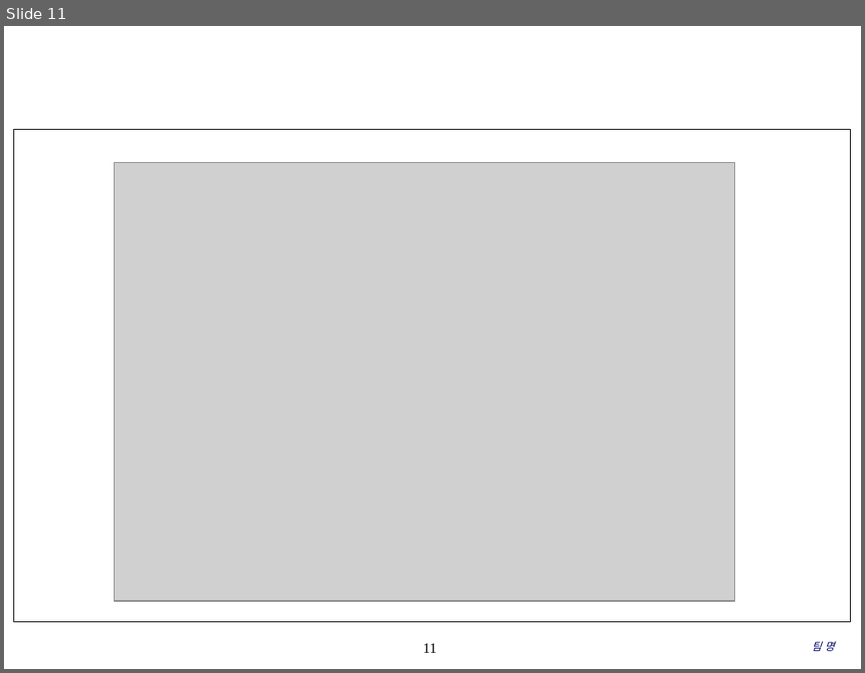
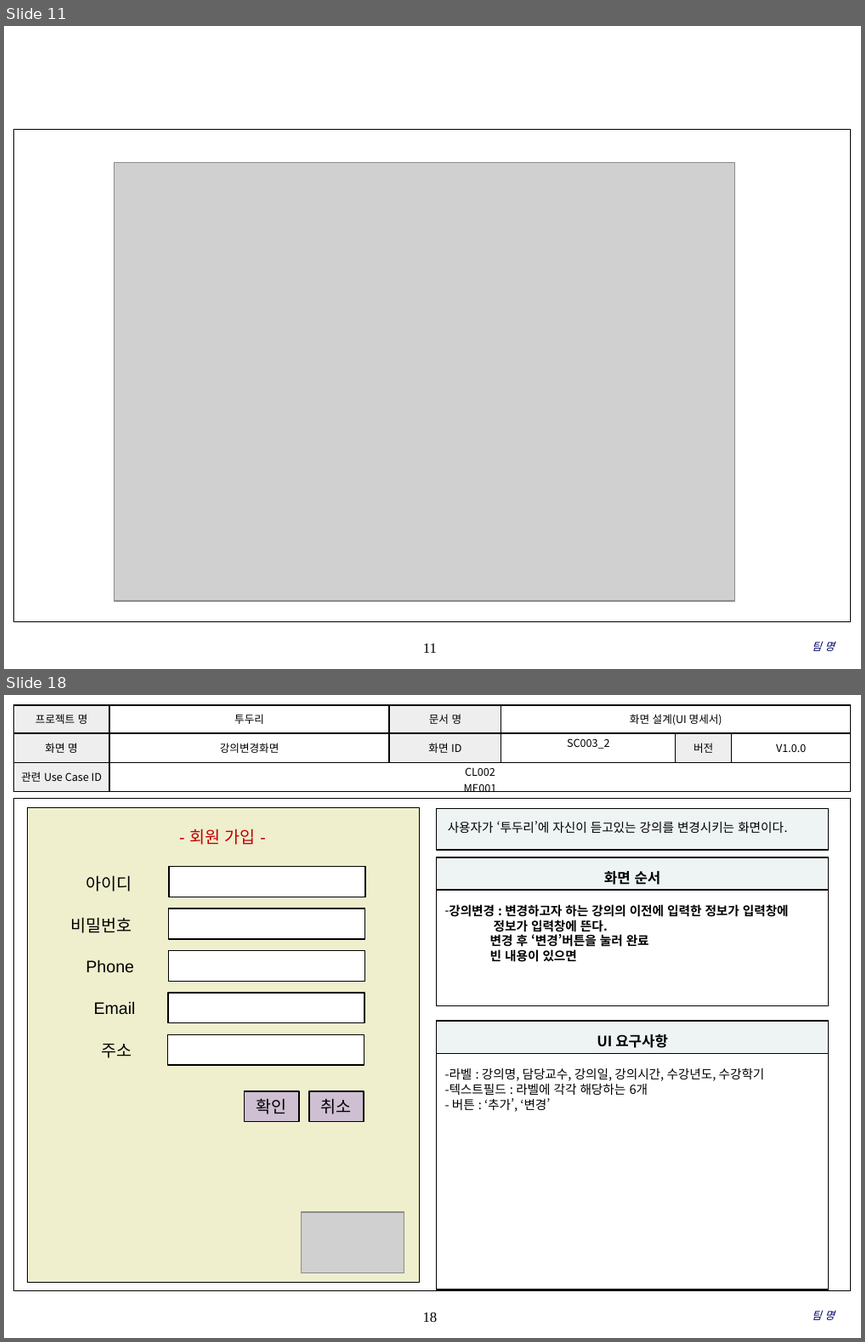
Before and after one commit to coskdms/SE2017_10_TenoutofTen, a slide deck: doc/3_ 설계서/UI Design Template.pptx. Shown one above the other, each under a label of ours: slide 11 before the commit, slides 11 and 18 after it; the slides between them are not shown. The pictures are 865x673 and 865x1342 pixels, drawn with LibreOffice and Linux fonts; fonts in the diff are those of the drawing; grey boxes stand for pictures; background and template pictures are left out. Boxes give left, top, right and bottom in pixels: in the first picture for what was removed or moved away, otherwise in the second. Text is boxed around its words. In the diff, an @@ line names an element or a change of style, - is before the commit and + after.

Commit message:
#856 새기능 신규 보통 2017.05.17 UI 디자인 설계서를 작성하였습니다. 이미지는 최종적으로 제작하여 삽입할 예정입니다.

```diff
--- a/doc/3_ 설계서/UI Design Template.pptx
+++ b/doc/3_ 설계서/UI Design Template.pptx
@@ slide 18 added at (4,695,861,1338), background #FFFFFF; not listed: 2 template elements that a slide beside it also shows @@
@@ table added at (13,705,850,795), 3 rows, 6 columns @@
+프로젝트 명 | 투두리 | 문서 명 | 화면 설계(UI 명세서) |  | 
+화면 명 | 강의변경화면 | 화면 ID | SC003_2 | 버전 | V1.0.0
+관련 Use Case ID | CL002 / ME001 |  |  |  | 
@@ rectangle added at (437,808,829,849), fill #EEF4F4, outline #000000 1 pt, 10.5 pt, text #000000 @@
+사용자가 ‘투두리’에 자신이 듣고있는 강의를 변경시키는 화면이다.
@@ rectangle added at (437,857,829,890), fill #EEF4F4, outline #000000 1 pt, 12 pt, text #000000, bold @@
+화면 순서
@@ rectangle added at (437,890,829,1005), fill #FFFFFF, outline #000000 1 pt, 10.5 pt, text #000000, bold @@
+– 강의변경 : 변경하고자 하는 강의의 이전에 입력한 정보가 입력창에
+정보가 입력창에 뜬다.
+변경 후 ‘변경’버튼을 눌러 완료
+빈 내용이 있으면
@@ rectangle added at (437,1021,829,1053), fill #EEF4F4, outline #000000 1 pt, 12 pt, text #000000, bold @@
+UI 요구사항
@@ rectangle added at (437,1053,829,1290), fill #FFFFFF, outline #000000 1 pt, 10.5 pt, text #000000 @@
+-라벨 : 강의명, 담당교수, 강의일, 강의시간, 수강년도, 수강학기
+-텍스트필드 : 라벨에 각각 해당하는 6개
+- 버튼 : ‘추가’, ‘변경’
@@ group added at (27,808,420,1281): 8 rectangles, 6 texts, 1 picture @@
+확인
+- 회원 가입 -
+아이디
+비밀번호
+Phone
+Email
+주소
+취소
@@ text added at (812,1310,834,1320), 9 pt, text #000066, italic @@
+팀 명
```
Also in this commit, not shown: 1 slide changed, 13 other slides added.
